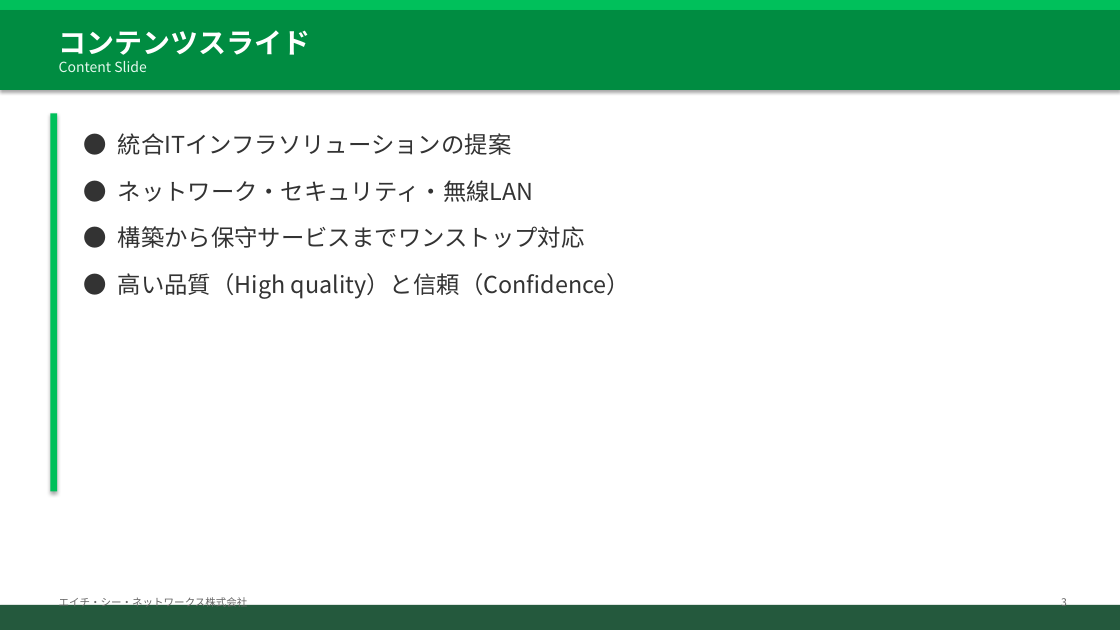
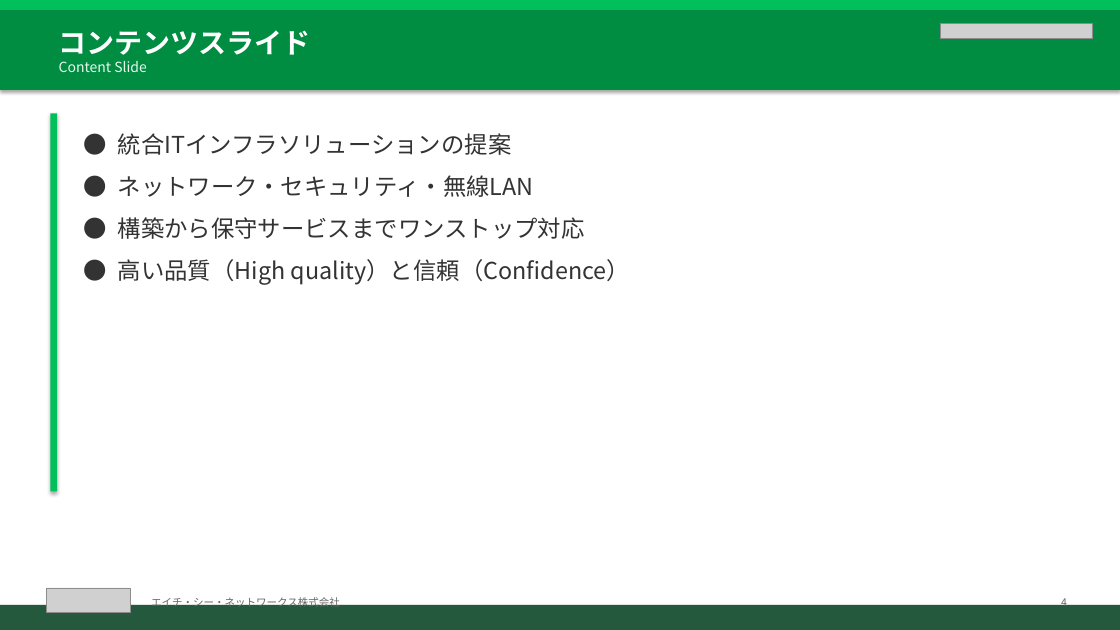
Before and after one commit to Enkhee-iu/SmartAttend, a slide deck: slide 4 of docs/templates/HCNET_PowerPoint_Template.pptx (slide 3 before the commit). Drawn at 1120x630 pixels with LibreOffice and Linux fonts; fonts in the diff are those of the drawing; grey boxes stand for pictures. Boxes give left, top, right and bottom in pixels: in the first picture for what was removed or moved away, otherwise in the second. Text is boxed around its words. In the diff, an @@ line names an element or a change of style, - is before the commit and + after.

```diff
--- a/docs/templates/HCNET_PowerPoint_Template.pptx
+++ b/docs/templates/HCNET_PowerPoint_Template.pptx
@@ picture added at bbox=[941, 24, 1092, 39] @@
@@ text "● 統合ITインフラソリューションの提案" at bbox=[118, 133, 631, 285]: less space between paragraphs @@
@@ picture added at bbox=[46, 588, 130, 613] @@
@@ text "エイチ・シー・ネットワークス株式会社": place and size @@
-text "エイチ・シー・ネットワークス株式会社" at bbox=[59, 596, 248, 610]
+text "エイチ・シー・ネットワークス株式会社" at bbox=[151, 596, 340, 610]
@@ text at bbox=[1061, 596, 1067, 610]: text changed @@
-3
+4
```
Also in this commit, not shown: 8 other slides changed, 7 slides added, 4 other files.
